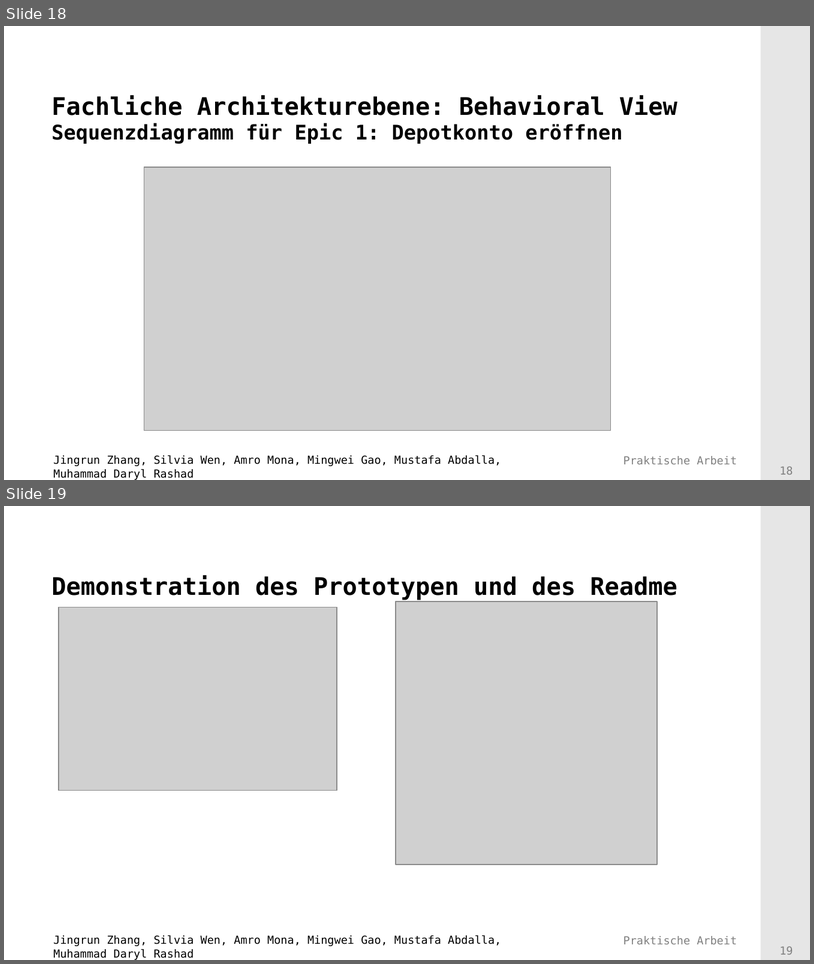
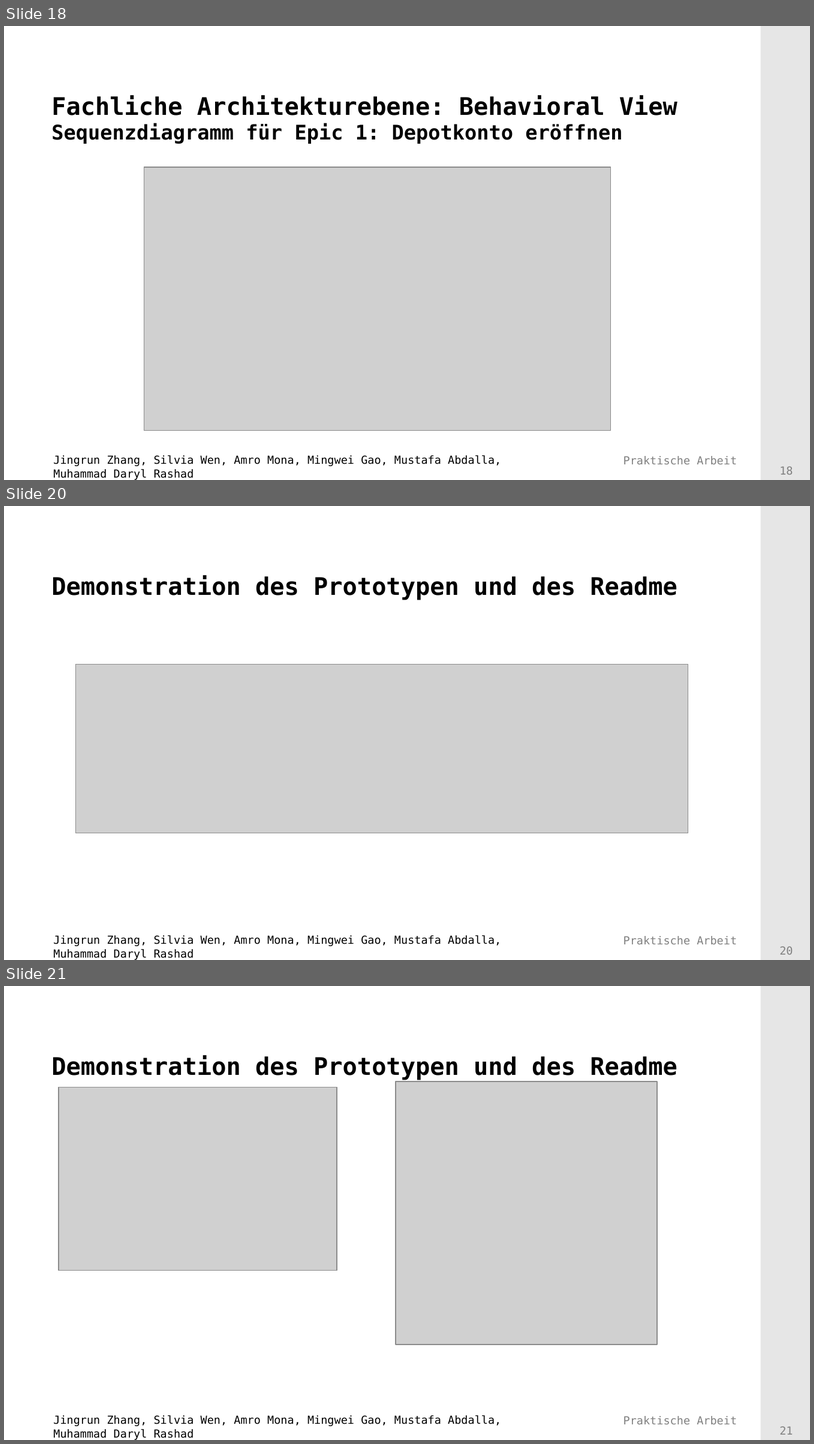
Before and after one commit to Mufasaxi/SimpleBank, a slide deck: prototype/Praesentation_Vorlage_OOP_2023_2_OOP.pptx. Shown one above the other, each under a label of ours: slides 18 and 19 before the commit, slides 18, 20 and 21 after it; the slides between them are not shown. The pictures are 814x964 and 814x1444 pixels, drawn with LibreOffice and Linux fonts; fonts in the diff are those of the drawing; grey boxes stand for pictures; background and template pictures are left out. Boxes give left, top, right and bottom in pixels: in the first picture for what was removed or moved away, otherwise in the second. Text is boxed around its words. In the diff, an @@ line names an element or a change of style, - is before the commit and + after.

```diff
--- a/prototype/Praesentation_Vorlage_OOP_2023_2_OOP.pptx
+++ b/prototype/Praesentation_Vorlage_OOP_2023_2_OOP.pptx
@@ slide 20 added at box(4, 506, 810, 960), background #FFFFFF; not listed: 4 template elements that a slide beside it also shows @@
@@ title added at box(51, 575, 678, 600), 24 pt, text #000000, bold @@
+Demonstration des Prototypen und des Readme
@@ picture added at box(76, 664, 689, 834) @@
@@ what was slide 19 is now slide 21 @@
@@ page number at box(780, 1426, 793, 1434): text changed @@
-19
+21
```
Also in this commit, not shown: 3 slides changed, 2 other slides added.
